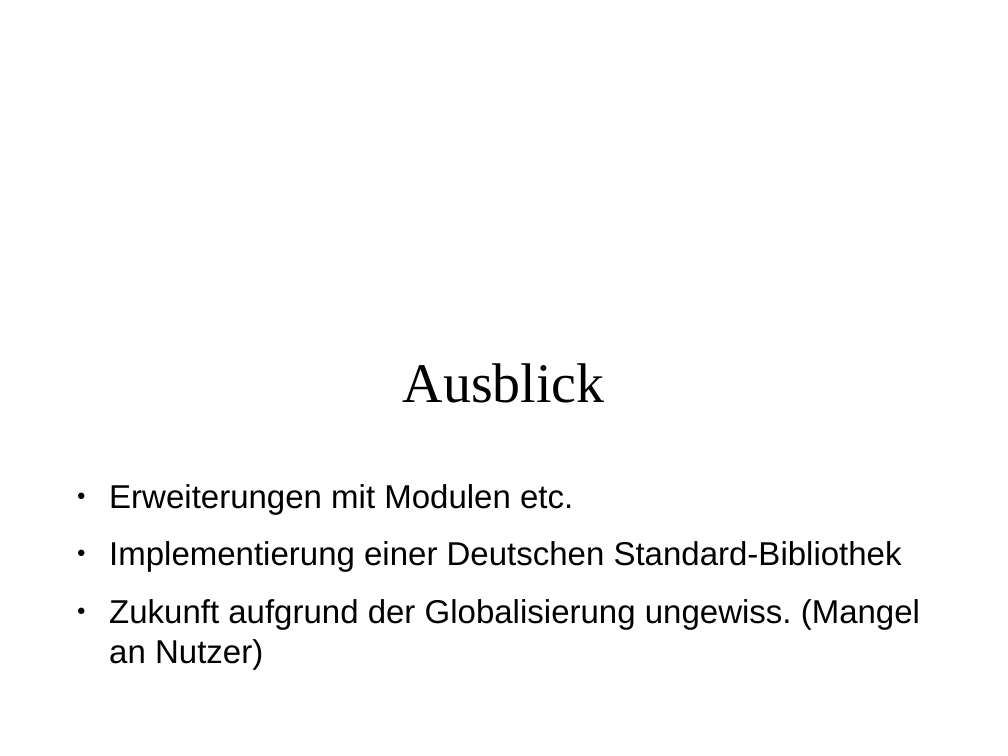
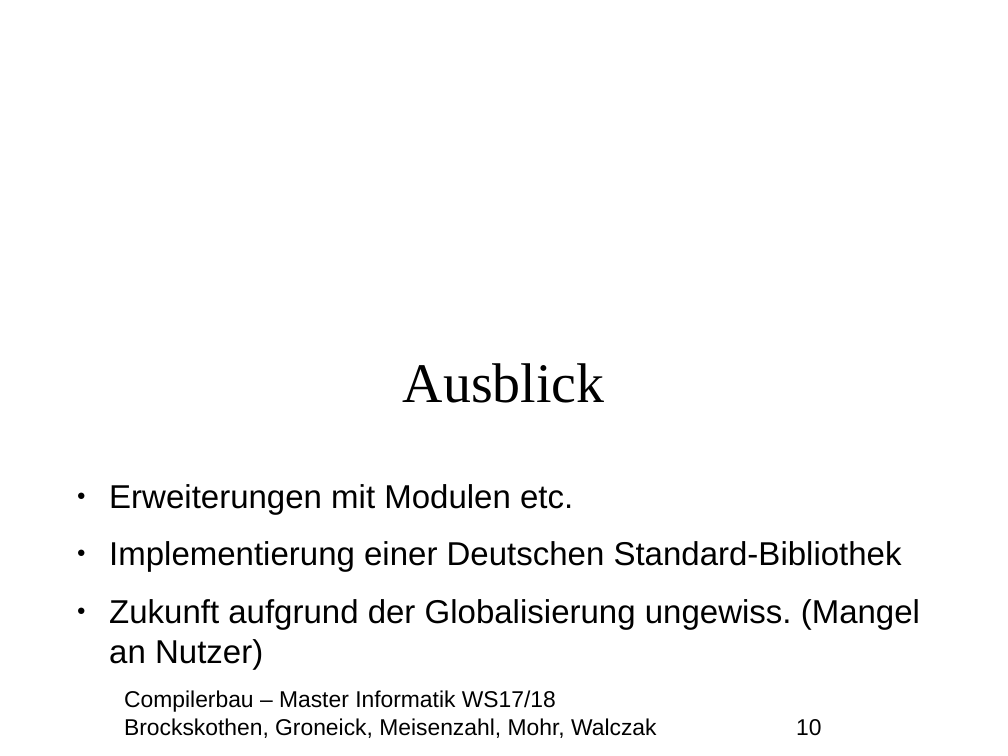
Before and after one commit to MasterInformatikHsBochum/Eine-deutsche-Praesentation, a slide deck: slide 10 of Präsentation.odp. Drawn at 1008x756 pixels with LibreOffice and Linux fonts; fonts in the diff are those of the drawing; background and template pictures are left out. Boxes give left, top, right and bottom in pixels: in the first picture for what was removed or moved away, otherwise in the second. Text is boxed around its words. In the diff, an @@ line names an element or a change of style, - is before the commit and + after.

```diff
--- a/Präsentation.odp
+++ b/Präsentation.odp
@@ text added at [124,690,821,738], 18 pt, text #000000 @@
+Compilerbau – Master Informatik WS17/18
+Brockskothen, Groneick, Meisenzahl, Mohr, Walczak 10
```
Also in this commit, not shown: 9 other slides changed, 1 other file.
